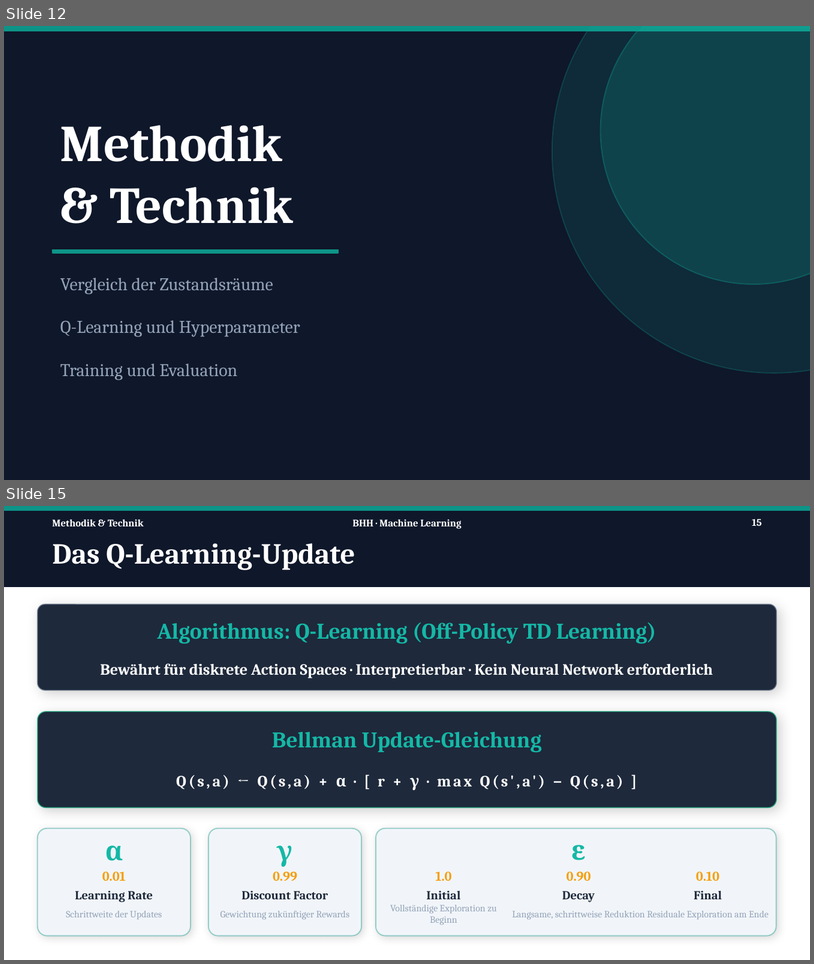
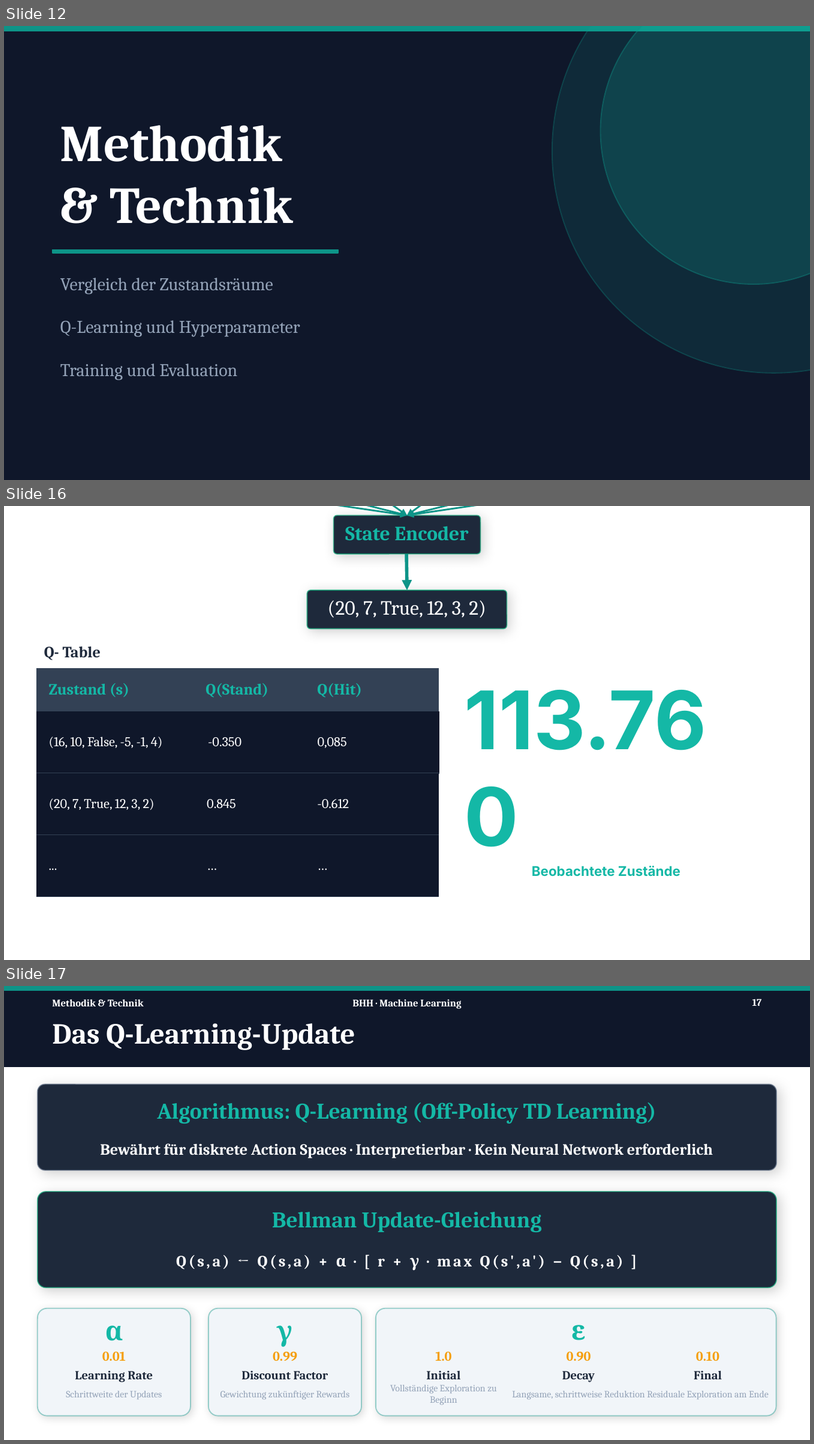
Before and after one commit to Tom-N-M/ml-blackjack, a slide deck: Präsi/PP_v2.pptx. Shown one above the other, each under a label of ours: slides 12 and 15 before the commit, slides 12, 16 and 17 after it; the slides between them are not shown. The pictures are 814x964 and 814x1444 pixels, drawn with LibreOffice and Linux fonts; fonts in the diff are those of the drawing; background and template pictures are left out. Boxes give left, top, right and bottom in pixels: in the first picture for what was removed or moved away, otherwise in the second. Text is boxed around its words. In the diff, an @@ line names an element or a change of style, - is before the commit and + after.

```diff
--- a/Präsi/PP_v2.pptx
+++ b/Präsi/PP_v2.pptx
@@ slide 16 added at (4,506,810,960), background #FFFFFF @@
@@ arrow added from (84, 506) to (407, 516), #0D9488 1.5 pt @@
@@ arrow added from (220, 506) to (407, 516), #0D9488 1.5 pt @@
@@ rounded rectangle added at (334,516,480,555), fill #1E293B, outline #10B981 1 pt, 18 pt, text #14B8A6, bold @@
+State Encoder
@@ arrow added from (340, 506) to (407, 516), #0D9488 1.5 pt @@
@@ arrow added from (474, 506) to (407, 516), #0D9488 1.5 pt @@
@@ arrow added from (602, 506) to (407, 516), #0D9488 1.5 pt @@
@@ arrow added from (733, 506) to (407, 516), #0D9488 1.5 pt @@
@@ arrow added from (407, 553) to (407, 590), #0D9488 3 pt @@
@@ rounded rectangle added at (307,590,507,628), fill #1E293B, outline #10B981 1 pt, 18 pt, text #FFFFFF @@
+(20, 7, True, 12, 3, 2)
@@ text added at (44,646,101,660), 14 pt, text #1E293B, bold @@
+Q- Table
@@ table added at (36,668,440,712), 1 rows, 3 columns @@
+Zustand (s) | Q(Stand) | Q(Hit)
@@ text added at (464,690,707,876), 12 pt, text #14B8A6, bold @@
+113.760
+Beobachtete Zustände
@@ table added at (36,712,440,773), 1 rows, 3 columns @@
+(16, 10, False, -5, -1, 4) | -0.350 | 0,085
@@ table added at (36,773,440,834), 1 rows, 3 columns @@
+(20, 7, True, 12, 3, 2) | 0.845 | -0.612
@@ table added at (36,835,440,896), 1 rows, 3 columns @@
+... | … | …
@@ what was slide 15 is now slide 17 @@
@@ page number at (753,999,762,1006): text changed @@
-15
+17
```
Also in this commit, not shown: 6 slides changed, 3 other slides added.
